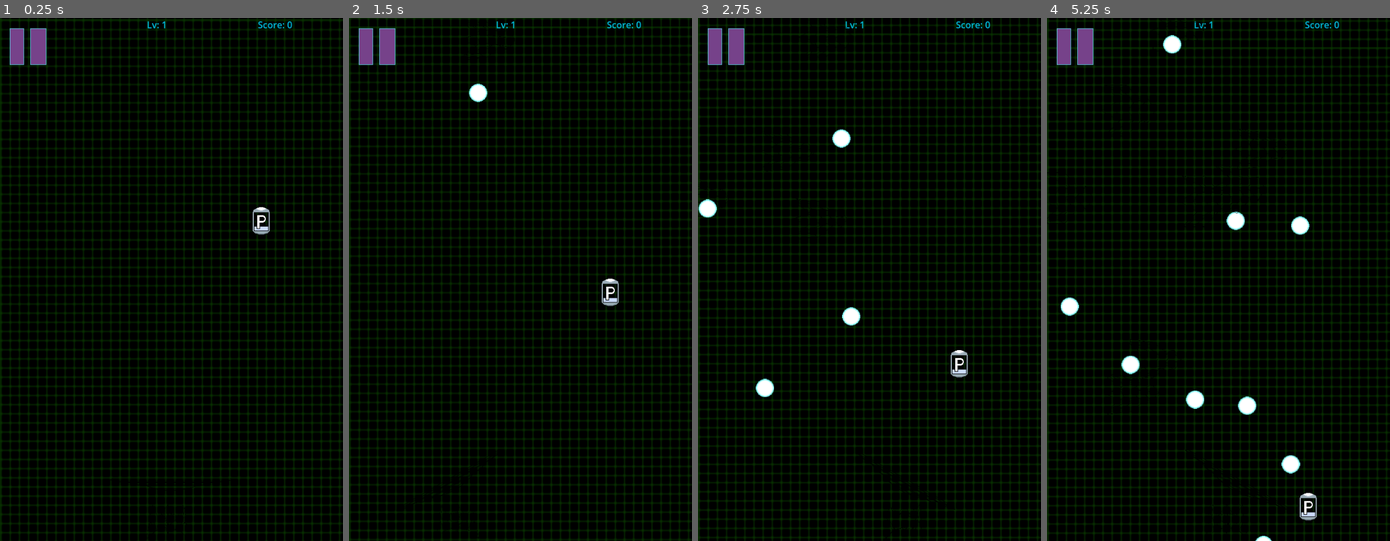
Above: before the commit, frames 1-4 (left to right).
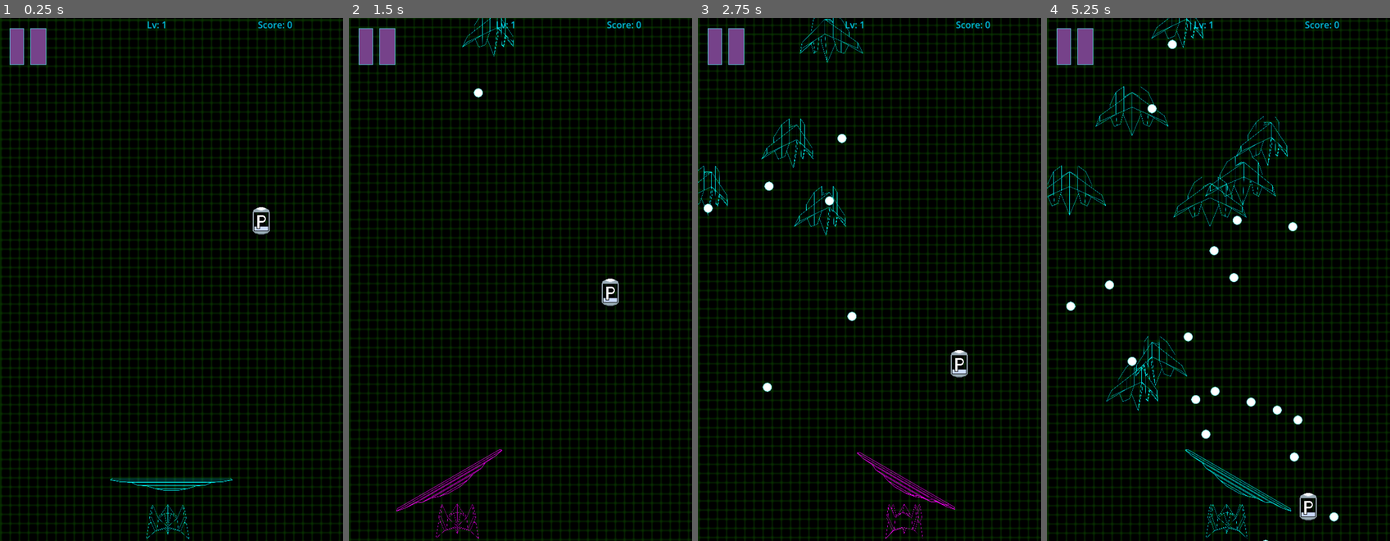
Above: after the commit, the same moments.

Repository: dommie123/Bullet_Hell
Game: Godot game, scene res://nodes/main.tscn
Two runs of this game, one before a commit and one after it. Both use one fixed random seed, a clock stepped at 60 frames per second and the inputs below.
Inputs (mouse positions are in pixels of both pictures, inside the frame that each line leads up to):
- Up to frame 1 (0.25 s): no input
- Up to frame 2 (1.5 s): move the mouse to (520, 483) at 0.52 s; tap Space (shift) at 0.6 s; move the mouse to (451, 305) at 1.27 s; click (451, 305) at 1.35 s
- Up to frame 3 (2.75 s): tap Space (shift) at 1.55, 2.3 s; move the mouse to (903, 164) at 2.02 s; hold Right mouse button (rotate_right) from 2.03 s (still down)
- Up to frame 4 (5.25 s): move the mouse to (1201, 384) at 2.77 s; release Right mouse button (rotate_right) at 2.78 s; tap Space (shift) at 2.85, 3.6, 4.55 s; move the mouse to (1321, 357) at 3.52 s; move the mouse to (1115, 201) at 4.27 s; click (1115, 201) at 4.35 s; move the mouse to (1235, 279) at 5.02 s; hold Right mouse button (rotate_right) from 5.03 s (still down)

The runs differ from the first frame. In frame 1, 0.5% of the frame differs, in the area x 32-68%, y 87-100%; in frame 2, 0.8%; in frame 3, 1.9%; in frame 4, 3.7%, in the area x 0-86%, y 0-100%.

Commit message:
Testing if changes carry over to new branch
plz jesus work Q~Q

Added in shader code, added color changing for most things in the game

Diff:
--- a/nodes/bullet.tscn
+++ b/nodes/bullet.tscn
@@ -18,12 +18,13 @@
 bounce = 1.0
 
 [sub_resource type="CircleShape2D" id="CircleShape2D_0xt8d"]
-radius = 16.0
+radius = 8.0
 
 [node name="Bullet" type="RigidBody2D" groups=["Bullets"]]
 material = SubResource("ShaderMaterial_trqu3")
 position = Vector2(203, 63)
-collision_layer = 2
+collision_layer = 0
+collision_mask = 0
 physics_material_override = SubResource("PhysicsMaterial_s2m05")
 gravity_scale = 0.0
 max_contacts_reported = 1
@@ -32,7 +33,7 @@
 script = ExtResource("1_6leip")
 
 [node name="Icon" type="Sprite2D" parent="."]
-scale = Vector2(1.008, 1)
+scale = Vector2(0.5, 0.496)
 texture = ExtResource("2_f1t73")
 
 [node name="CollisionShape2D" type="CollisionShape2D" parent="."]
--- a/nodes/de_bugger.tscn
+++ b/nodes/de_bugger.tscn
@@ -1,8 +1,9 @@
-[gd_scene load_steps=22 format=3 uid="uid://cnoi2eahhdj8x"]
+[gd_scene load_steps=27 format=3 uid="uid://30yxyqqqaoy1"]
 
 [ext_resource type="Script" path="res://scripts/DeBugger.gd" id="1_1xqlb"]
 [ext_resource type="Texture2D" uid="uid://bfnj0b5pp7cy7" path="res://assets/Boss/Head/Head Frame 1.svg" id="2_0rh3i"]
-[ext_resource type="PackedScene" uid="uid://ct0s05l6kyqbn" path="res://nodes/powerup.tscn" id="2_spsf8"]
+[ext_resource type="PackedScene" path="res://nodes/powerup.tscn" id="2_spsf8"]
+[ext_resource type="Shader" path="res://textures/neon.gdshader" id="3_kqoc7"]
 [ext_resource type="Texture2D" uid="uid://cslio6o8a5jsx" path="res://assets/Boss/Head/Head Frame 2.svg" id="3_y3v0n"]
 [ext_resource type="Texture2D" uid="uid://b1pcfngv843es" path="res://assets/Boss/Head/Head Frame 3.svg" id="4_mu6wh"]
 [ext_resource type="Texture2D" uid="uid://bpw0onpsxnimw" path="res://assets/Boss/Head/Head Frame 4.svg" id="5_ypex8"]
@@ -19,6 +20,14 @@
 [ext_resource type="Script" path="res://scripts/Turret.gd" id="17_rsnty"]
 [ext_resource type="PackedScene" uid="uid://bbwfo67k6imi6" path="res://nodes/bullet.tscn" id="18_qsnrh"]
 
+[sub_resource type="ShaderMaterial" id="ShaderMaterial_ujnqy"]
+shader = ExtResource("3_kqoc7")
+shader_parameter/glow_color = Color(0, 0.501961, 0.501961, 1)
+shader_parameter/glow_power = 20.0
+shader_parameter/glow_shift = 1.0
+shader_parameter/glow_radius = 5.0
+shader_parameter/texture_size = Vector2(256, 256)
+
 [sub_resource type="SpriteFrames" id="SpriteFrames_c31gn"]
 animations = [{
 "frames": [{
@@ -48,6 +57,14 @@
 "speed": 5.0
 }]
 
+[sub_resource type="ShaderMaterial" id="ShaderMaterial_kfx5s"]
+shader = ExtResource("3_kqoc7")
+shader_parameter/glow_color = Color(0, 0.501961, 0.501961, 1)
+shader_parameter/glow_power = 20.0
+shader_parameter/glow_shift = 1.0
+shader_parameter/glow_radius = 5.0
+shader_parameter/texture_size = Vector2(256, 256)
+
 [sub_resource type="SpriteFrames" id="SpriteFrames_65gpj"]
 animations = [{
 "frames": [{
@@ -78,6 +95,22 @@
 }]
 
 [sub_resource type="CircleShape2D" id="CircleShape2D_wylnl"]
+
+[sub_resource type="ShaderMaterial" id="ShaderMaterial_ylgk3"]
+shader = ExtResource("3_kqoc7")
+shader_parameter/glow_color = Color(0, 0.501961, 0.501961, 1)
+shader_parameter/glow_power = 20.0
+shader_parameter/glow_shift = 1.0
+shader_parameter/glow_radius = 5.0
+shader_parameter/texture_size = Vector2(256, 256)
+
+[sub_resource type="ShaderMaterial" id="ShaderMaterial_v7niq"]
+shader = ExtResource("3_kqoc7")
+shader_parameter/glow_color = Color(0, 0.501961, 0.501961, 1)
+shader_parameter/glow_power = 20.0
+shader_parameter/glow_shift = 1.0
+shader_parameter/glow_radius = 5.0
+shader_parameter/texture_size = Vector2(256, 256)
 
 [node name="DeBugger" type="Node2D"]
 position = Vector2(200, 114)
@@ -99,6 +132,7 @@
 freeze = true
 
 [node name="AnimatedSprite2D" type="AnimatedSprite2D" parent="Head"]
+material = SubResource("ShaderMaterial_ujnqy")
 scale = Vector2(0.198, 0.2)
 sprite_frames = SubResource("SpriteFrames_c31gn")
 frame_progress = 0.331945
@@ -123,6 +157,7 @@
 freeze = true
 
 [node name="AnimatedSprite2D" type="AnimatedSprite2D" parent="Segment"]
+material = SubResource("ShaderMaterial_kfx5s")
 scale = Vector2(0.198, 0.2)
 sprite_frames = SubResource("SpriteFrames_65gpj")
 
@@ -198,6 +233,7 @@
 freeze = true
 
 [node name="AnimatedSprite2D" type="AnimatedSprite2D" parent="Segment2"]
+material = SubResource("ShaderMaterial_ylgk3")
 scale = Vector2(0.198, 0.2)
 sprite_frames = SubResource("SpriteFrames_65gpj")
 
@@ -273,6 +309,7 @@
 freeze = true
 
 [node name="AnimatedSprite2D" type="AnimatedSprite2D" parent="Segment3"]
+material = SubResource("ShaderMaterial_v7niq")
 scale = Vector2(0.198, 0.2)
 sprite_frames = SubResource("SpriteFrames_65gpj")
 
--- a/nodes/enemy.tscn
+++ b/nodes/enemy.tscn
@@ -1,30 +1,220 @@
-[gd_scene load_steps=10 format=3 uid="uid://l53fkglr44r4"]
+[gd_scene load_steps=40 format=3 uid="uid://l53fkglr44r4"]
 
 [ext_resource type="Script" path="res://scripts/enemy.gd" id="1_m52gn"]
 [ext_resource type="PackedScene" uid="uid://bbwfo67k6imi6" path="res://nodes/bullet.tscn" id="2_yxds1"]
-[ext_resource type="PackedScene" uid="uid://ct0s05l6kyqbn" path="res://nodes/powerup.tscn" id="3_yc7vu"]
-[ext_resource type="Texture2D" uid="uid://b6jlo05eiwig" path="res://assets/Enemies/Haxor/Haxor frame 1.svg" id="4_mej7e"]
-[ext_resource type="Texture2D" uid="uid://bk4ibcu7w6wfw" path="res://assets/Enemies/Haxor/Haxor frame 2.svg" id="5_2w7qs"]
-[ext_resource type="Texture2D" uid="uid://dws1xs2jkjcfu" path="res://assets/Enemies/Haxor/Haxor frame 3.svg" id="6_c8ttd"]
-[ext_resource type="Texture2D" uid="uid://yg0j4rvsq0vp" path="res://assets/Enemies/Haxor/Haxor frame 4.svg" id="7_a8jko"]
+[ext_resource type="PackedScene" path="res://nodes/powerup.tscn" id="3_yc7vu"]
+[ext_resource type="Texture2D" uid="uid://ba2mkwk5jdfxp" path="res://assets/Enemies/Enemy.png" id="3_yx85k"]
+[ext_resource type="Texture2D" uid="uid://c0okcoxrhgvx3" path="res://assets/Enemies/Basic Ship/Basic Enemy frame 1.svg" id="4_720fu"]
+[ext_resource type="Shader" path="res://textures/neon.gdshader" id="4_ddaqq"]
+[ext_resource type="Texture2D" uid="uid://cjgbl8afy2efl" path="res://assets/Enemies/Basic Ship/Basic Enemy frame 2.svg" id="5_cq3p0"]
+[ext_resource type="Texture2D" uid="uid://drlcewihn4yge" path="res://assets/Enemies/Basic Ship/Basic Enemy frame 3.svg" id="6_xrvdb"]
+[ext_resource type="Texture2D" uid="uid://drqldt4i8hc8b" path="res://assets/Enemies/Basic Ship/Basic Enemy frame 4.svg" id="7_1riuc"]
+[ext_resource type="Texture2D" uid="uid://cs5asbivrdbpd" path="res://assets/Enemies/Gigabyte/Gigabyte frame 1.svg" id="8_26l3j"]
+[ext_resource type="Texture2D" uid="uid://dqyot54os3qcv" path="res://assets/Enemies/Gigabyte/Gigabyte frame 2.svg" id="9_nsecx"]
+[ext_resource type="Texture2D" uid="uid://b22unoy85n0s3" path="res://assets/Enemies/Gigabyte/Gigabyte frame 3.svg" id="10_euxad"]
+[ext_resource type="Texture2D" uid="uid://bcrfpwn8li4lv" path="res://assets/Enemies/Gigabyte/Gigabyte frame 4.svg" id="11_mjvwu"]
+[ext_resource type="Texture2D" uid="uid://7ihwkm6ysckg" path="res://assets/Enemies/Megabyte/Megabyte frame 1.svg" id="12_enpql"]
+[ext_resource type="Texture2D" uid="uid://ctanppjcjl1ge" path="res://assets/Enemies/Megabyte/Megabyte frame 2.svg" id="13_ubfer"]
+[ext_resource type="Texture2D" uid="uid://yaw0hq61b3r3" path="res://assets/Enemies/Megabyte/Megabyte frame 3.svg" id="14_8723t"]
+[ext_resource type="Texture2D" uid="uid://m8qfv1ecdpxb" path="res://assets/Enemies/Megabyte/Megabyte frame 4.svg" id="15_rdnv1"]
+
+[sub_resource type="ShaderMaterial" id="ShaderMaterial_akt5c"]
+shader = ExtResource("4_ddaqq")
+shader_parameter/glow_color = Color(0, 0.705882, 0.705882, 1)
+shader_parameter/glow_power = 20.0
+shader_parameter/glow_shift = 1.0
+shader_parameter/glow_radius = 5.0
+shader_parameter/texture_size = Vector2(256, 256)
+
+[sub_resource type="AtlasTexture" id="AtlasTexture_qvxsb"]
+atlas = ExtResource("3_yx85k")
+region = Rect2(0, 0, 64, 64)
+
+[sub_resource type="AtlasTexture" id="AtlasTexture_uu5b6"]
+atlas = ExtResource("3_yx85k")
+region = Rect2(64, 0, 64, 64)
+
+[sub_resource type="AtlasTexture" id="AtlasTexture_ovid5"]
+atlas = ExtResource("3_yx85k")
+region = Rect2(128, 0, 64, 64)
+
+[sub_resource type="AtlasTexture" id="AtlasTexture_ck5ey"]
+atlas = ExtResource("3_yx85k")
+region = Rect2(192, 0, 64, 64)
+
+[sub_resource type="AtlasTexture" id="AtlasTexture_qttmh"]
+atlas = ExtResource("3_yx85k")
+region = Rect2(256, 0, 64, 64)
+
+[sub_resource type="AtlasTexture" id="AtlasTexture_o27t5"]
+atlas = ExtResource("3_yx85k")
+region = Rect2(320, 0, 64, 64)
+
+[sub_resource type="AtlasTexture" id="AtlasTexture_v4372"]
+atlas = ExtResource("3_yx85k")
+region = Rect2(384, 0, 64, 64)
+
+[sub_resource type="AtlasTexture" id="AtlasTexture_1gvxc"]
+atlas = ExtResource("3_yx85k")
+region = Rect2(448, 0, 64, 64)
+
+[sub_resource type="AtlasTexture" id="AtlasTexture_wpspk"]
+atlas = ExtResource("3_yx85k")
+region = Rect2(512, 0, 64, 64)
+
+[sub_resource type="AtlasTexture" id="AtlasTexture_5put2"]
+atlas = ExtResource("3_yx85k")
+region = Rect2(576, 0, 64, 64)
+
+[sub_resource type="AtlasTexture" id="AtlasTexture_cxc8b"]
+atlas = ExtResource("3_yx85k")
+region = Rect2(640, 0, 64, 64)
+
+[sub_resource type="AtlasTexture" id="AtlasTexture_2bfwa"]
+atlas = ExtResource("3_yx85k")
+region = Rect2(704, 0, 64, 64)
+
+[sub_resource type="AtlasTexture" id="AtlasTexture_ux4ht"]
+atlas = ExtResource("3_yx85k")
+region = Rect2(768, 0, 64, 64)
+
+[sub_resource type="AtlasTexture" id="AtlasTexture_ir73b"]
+atlas = ExtResource("3_yx85k")
+region = Rect2(832, 0, 64, 64)
+
+[sub_resource type="AtlasTexture" id="AtlasTexture_g4c2h"]
+atlas = ExtResource("3_yx85k")
+region = Rect2(896, 0, 64, 64)
+
+[sub_resource type="AtlasTexture" id="AtlasTexture_n2nfg"]
+atlas = ExtResource("3_yx85k")
+region = Rect2(960, 0, 64, 64)
+
+[sub_resource type="AtlasTexture" id="AtlasTexture_5tsju"]
+atlas = ExtResource("3_yx85k")
+region = Rect2(1024, 0, 64, 64)
+
+[sub_resource type="AtlasTexture" id="AtlasTexture_qcp0o"]
+atlas = ExtResource("3_yx85k")
+region = Rect2(1088, 0, 64, 64)
+
+[sub_resource type="AtlasTexture" id="AtlasTexture_3s8t1"]
+atlas = ExtResource("3_yx85k")
+region = Rect2(1152, 0, 64, 64)
 
 [sub_resource type="SpriteFrames" id="SpriteFrames_3dpxp"]
 animations = [{
 "frames": [{
 "duration": 1.0,
-"texture": ExtResource("4_mej7e")
-}, {
-"duration": 1.0,
-"texture": ExtResource("5_2w7qs")
-}, {
-"duration": 1.0,
-"texture": ExtResource("6_c8ttd")
-}, {
-"duration": 1.0,
-"texture": ExtResource("7_a8jko")
+"texture": ExtResource("4_720fu")
+}, {
+"duration": 1.0,
+"texture": ExtResource("5_cq3p0")
+}, {
+"duration": 1.0,
+"texture": ExtResource("6_xrvdb")
+}, {
+"duration": 1.0,
+"texture": ExtResource("7_1riuc")
+}],
+"loop": false,
+"name": &"Aimbot",
+"speed": 5.0
+}, {
+"frames": [{
+"duration": 1.0,
+"texture": ExtResource("8_26l3j")
+}, {
+"duration": 1.0,
+"texture": ExtResource("9_nsecx")
+}, {
+"duration": 1.0,
+"texture": ExtResource("10_euxad")
+}, {
+"duration": 1.0,
+"texture": ExtResource("11_mjvwu")
 }],
 "loop": true,
-"name": &"default",
+"name": &"Gigabyte",
+"speed": 5.0
+}, {
+"frames": [{
+"duration": 1.0,
+"texture": ExtResource("12_enpql")
+}, {
+"duration": 1.0,
+"texture": ExtResource("13_ubfer")
+}, {
+"duration": 1.0,
+"texture": ExtResource("14_8723t")
+}, {
+"duration": 1.0,
+"texture": ExtResource("15_rdnv1")
+}],
+"loop": true,
+"name": &"Megabyte",
+"speed": 5.0
+}, {
+"frames": [{
+"duration": 1.0,
+"texture": SubResource("AtlasTexture_qvxsb")
+}, {
+"duration": 1.0,
+"texture": SubResource("AtlasTexture_uu5b6")
+}, {
+"duration": 1.0,
+"texture": SubResource("AtlasTexture_ovid5")
+}, {
+"duration": 1.0,
+"texture": SubResource("AtlasTexture_ck5ey")
+}, {
+"duration": 1.0,
+"texture": SubResource("AtlasTexture_qttmh")
+}, {
+"duration": 1.0,
+"texture": SubResource("AtlasTexture_o27t5")
+}, {
+"duration": 1.0,
+"texture": SubResource("AtlasTexture_v4372")
+}, {
+"duration": 1.0,
+"texture": SubResource("AtlasTexture_1gvxc")
+}, {
+"duration": 1.0,
+"texture": SubResource("AtlasTexture_wpspk")
+}, {
+"duration": 1.0,
+"texture": SubResource("AtlasTexture_5put2")
+}, {
+"duration": 1.0,
+"texture": SubResource("AtlasTexture_cxc8b")
+}, {
+"duration": 1.0,
+"texture": SubResource("AtlasTexture_2bfwa")
+}, {
+"duration": 1.0,
+"texture": SubResource("AtlasTexture_ux4ht")
+}, {
+"duration": 1.0,
+"texture": SubResource("AtlasTexture_ir73b")
+}, {
+"duration": 1.0,
+"texture": SubResource("AtlasTexture_g4c2h")
+}, {
+"duration": 1.0,
+"texture": SubResource("AtlasTexture_n2nfg")
+}, {
+"duration": 1.0,
+"texture": SubResource("AtlasTexture_5tsju")
+}, {
+"duration": 1.0,
+"texture": SubResource("AtlasTexture_qcp0o")
+}, {
+"duration": 1.0,
+"texture": SubResource("AtlasTexture_3s8t1")
+}],
+"loop": true,
+"name": &"default (old)",
 "speed": 24.0
 }]
 
@@ -43,32 +233,35 @@
 bullet_scene = ExtResource("2_yxds1")
 powerupScene = ExtResource("3_yc7vu")
 currentState = 2
+currentType = 5
 xYInverted = true
 bulletLaunchSpeedMultiplier = 1
 
 [node name="AnimatedSprite2D" type="AnimatedSprite2D" parent="."]
-scale = Vector2(0.15, 0.15)
+material = SubResource("ShaderMaterial_akt5c")
+rotation = 1.5708
+scale = Vector2(0.167, 0.167)
 sprite_frames = SubResource("SpriteFrames_3dpxp")
-frame_progress = 0.58604
+animation = &"Megabyte"
 
 [node name="BulletLauncher" type="Node2D" parent="."]
+position = Vector2(0, 18)
 
 [node name="BulletLauncher2" type="Node2D" parent="."]
-visible = false
+position = Vector2(-26, 16)
 
 [node name="BulletLauncher3" type="Node2D" parent="."]
-visible = false
+position = Vector2(24, 17)
 
 [node name="BulletLauncher4" type="Node2D" parent="."]
-visible = false
+position = Vector2(-59, 19)
 
 [node name="BulletLauncher5" type="Node2D" parent="."]
-visible = false
+position = Vector2(60, 19)
 
 [node name="VisibleOnScreenNotifier2D" type="VisibleOnScreenNotifier2D" parent="."]
 
 [node name="BulletTimer" type="Timer" parent="."]
-wait_time = 0.1
 
 [node name="CollisionShape2D" type="CollisionShape2D" parent="."]
 position = Vector2(1, 2)
--- a/nodes/main.tscn
+++ b/nodes/main.tscn
@@ -45,7 +45,6 @@
 position = Vector2(308, 465)
 texture = ExtResource("7_bndeg")
 
-[connection signal="update_score" from="." to="UI" method="_on_main_update_score"]
 [connection signal="toggle_game_paused" from="UI" to="." method="_on_ui_toggle_game_paused"]
 [connection signal="deactivate_curse" from="Player" to="." method="_on_player_deactivate_curse"]
 [connection signal="deactivate_powerup" from="Player" to="." method="_on_player_deactivate_powerup"]
--- a/nodes/player.tscn
+++ b/nodes/player.tscn
@@ -1,7 +1,8 @@
-[gd_scene load_steps=17 format=3 uid="uid://drh6a3js8480r"]
+[gd_scene load_steps=19 format=3 uid="uid://drh6a3js8480r"]
 
 [ext_resource type="Script" path="res://scripts/Player.gd" id="1_uotbm"]
 [ext_resource type="Texture2D" uid="uid://2l40m7kh3lqr" path="res://assets/Paddle/paddle frame 1.svg" id="2_2cbli"]
+[ext_resource type="Shader" path="res://textures/neon.gdshader" id="2_ubqt5"]
 [ext_resource type="Texture2D" uid="uid://dd8cnlub4ath6" path="res://assets/Paddle/paddle frame 2.svg" id="3_wjjyg"]
 [ext_resource type="Texture2D" uid="uid://c4gpoistamihg" path="res://assets/Paddle/paddle frame 3.svg" id="4_ik1me"]
 [ext_resource type="Texture2D" uid="uid://c0sfs36g8r05h" path="res://assets/Paddle/paddle frame 4.svg" id="5_vlm5g"]
@@ -16,6 +17,14 @@
 
 [sub_resource type="PhysicsMaterial" id="PhysicsMaterial_tbeve"]
 bounce = 1.0
+
+[sub_resource type="ShaderMaterial" id="ShaderMaterial_bv8u7"]
+shader = ExtResource("2_ubqt5")
+shader_parameter/glow_color = Color(0, 0.705882, 0.705882, 1)
+shader_parameter/glow_power = 20.0
+shader_parameter/glow_shift = 1.0
+shader_parameter/glow_radius = 5.0
+shader_parameter/texture_size = Vector2(256, 256)
 
 [sub_resource type="SpriteFrames" id="SpriteFrames_nu1on"]
 animations = [{
@@ -125,6 +134,7 @@
 script = ExtResource("1_uotbm")
 
 [node name="AnimatedSprite2D" type="AnimatedSprite2D" parent="."]
+material = SubResource("ShaderMaterial_bv8u7")
 rotation = -1.5708
 scale = Vector2(0.242, 0.242)
 sprite_frames = SubResource("SpriteFrames_nu1on")
--- a/nodes/player_ship.tscn
+++ b/nodes/player_ship.tscn
@@ -1,8 +1,9 @@
-[gd_scene load_steps=17 format=3 uid="uid://bfhuoslxpj43e"]
+[gd_scene load_steps=19 format=3 uid="uid://bfhuoslxpj43e"]
 
 [ext_resource type="Script" path="res://scripts/PlayerShip.gd" id="1_oaehg"]
 [ext_resource type="Texture2D" uid="uid://j4mh2h5rq8lt" path="res://assets/PlayerShip/Galaga-PNG-Photos.png" id="2_5tcah"]
 [ext_resource type="Texture2D" uid="uid://deedaq46brjf3" path="res://assets/PlayerShip/PlayerShip Frame 1.svg" id="2_fa800"]
+[ext_resource type="Shader" path="res://textures/neon.gdshader" id="2_umcc4"]
 [ext_resource type="Texture2D" uid="uid://wg0nbqv0cddx" path="res://assets/PlayerShip/PlayerShip Frame 2.svg" id="3_pymuo"]
 [ext_resource type="Texture2D" uid="uid://cpvhyfpjk21xt" path="res://assets/PlayerShip/PlayerShip Frame 3.svg" id="4_pag6h"]
 [ext_resource type="Texture2D" uid="uid://dmllrspp3yaml" path="res://assets/PlayerShip/PlayerShip Frame 5.svg" id="5_f8b3s"]
@@ -14,6 +15,14 @@
 [ext_resource type="Texture2D" uid="uid://d3kr1pay5qxud" path="res://assets/PlayerShip/PlayerShip Frame 11.svg" id="11_p6gdd"]
 [ext_resource type="Texture2D" uid="uid://bu8nf130que7q" path="res://assets/PlayerShip/PlayerShip Frame 12.svg" id="12_2pyhq"]
 [ext_resource type="Texture2D" uid="uid://b6sq7hpgsb50q" path="res://assets/PlayerShip/PlayerShip Frame 13.svg" id="13_mp8ck"]
+
+[sub_resource type="ShaderMaterial" id="ShaderMaterial_colug"]
+shader = ExtResource("2_umcc4")
+shader_parameter/glow_color = Color(0, 0.705882, 0.705882, 1)
+shader_parameter/glow_power = 20.0
+shader_parameter/glow_shift = 1.0
+shader_parameter/glow_radius = 5.0
+shader_parameter/texture_size = Vector2(256, 256)
 
 [sub_resource type="SpriteFrames" id="SpriteFrames_phas3"]
 animations = [{
@@ -165,6 +174,7 @@
 initialSpeed = 10.0
 
 [node name="AnimatedSprite2D" type="AnimatedSprite2D" parent="."]
+material = SubResource("ShaderMaterial_colug")
 position = Vector2(0, 6.565)
 rotation = 1.5708
 scale = Vector2(0.14, 0.141)
--- a/scripts/DeBugger.gd
+++ b/scripts/DeBugger.gd
@@ -108,6 +108,9 @@
 func shift_head():
 	if currentColor == COLOR.CYAN:
 		currentColor = COLOR.MAGENTA
+		var headSprite = $Head/AnimatedSprite2D
+		var headMaterial = headSprite.material
+		headMaterial.set_shader_parameter("glow_color", Color(0.5, 0.0, 0.5, 1.0))
 		$Head.set_collision_layer_value(11,false)#sets boss and turret collision cyan to false
 		$Head.set_collision_layer_value(13,false)
 
@@ -119,6 +122,9 @@
 
 	elif currentColor == COLOR.MAGENTA:
 		currentColor = COLOR.CYAN
+		var segmentSprite = $Head/AnimatedSprite2D
+		var segmentMaterial = segmentSprite.material
+		segmentMaterial.set_shader_parameter("glow_color", Color(0.0, 0.5, 0.5, 1.0))
 		$Head.set_collision_layer_value(12,false) #sets boss and turret collision magenta to false
 		$Head.set_collision_layer_value(14,false)
 
@@ -138,6 +144,9 @@
 
 	if segmentColors[segmentIndex] == COLOR.CYAN:
 		segmentColors[segmentIndex] = COLOR.MAGENTA
+		var segmentSprite = segment.get_node("AnimatedSprite2D")
+		var segmentMaterial = segmentSprite.material
+		segmentMaterial.set_shader_parameter("glow_color", Color(0.5, 0.0, 0.5, 1.0))
 		segment.set_collision_layer_value(11,false)#sets boss and turret collision cyan to false
 		segment.set_collision_layer_value(13,false)
 
@@ -149,6 +158,9 @@
 
 	elif segmentColors[segmentIndex] == COLOR.MAGENTA:
 		segmentColors[segmentIndex] = COLOR.CYAN
+		var segmentSprite = segment.get_node("AnimatedSprite2D")
+		var segmentMaterial = segmentSprite.material
+		segmentMaterial.set_shader_parameter("glow_color", Color(0.0, 0.5, 0.5, 1.0))
 		segment.set_collision_layer_value(12,false) #sets boss and turret collision magenta to false
 		segment.set_collision_layer_value(14,false)
 
--- a/scripts/Player.gd
+++ b/scripts/Player.gd
@@ -12,6 +12,8 @@
 var currentPowerup: int
 var currentCurse: int
 
+@onready var shader_material = $AnimatedSprite2D.material
+
 enum color {cyan, magenta}#ADDED enumerator used to denote colors throughout the code. Use these when describing a color of enemy, player or bullet
 var shipColor : color = color.cyan #what color the ship currently is
 
@@ -25,6 +27,12 @@
 	currentCurse = 0
 	initialYPos = position.y
 	lives = 3
+
+	if shader_material is ShaderMaterial:
+		if shipColor == color.cyan:
+			shader_material.set_shader_parameter("glow_color", Color(0.0, 0.5, 0.5, 1.0))
+		elif shipColor == color.magenta:
+			shader_material.set_shader_parameter("glow_color", Color(0.5, 0.0, 0.5, 1.0))
 
 # Called every frame. 'delta' is the elapsed time since the previous frame.
 func _process(delta):
@@ -53,6 +61,8 @@
 	if shipColor == color.cyan:
 		shipColor = color.magenta
 		$AnimatedSprite2D.play("PaddleShiftCyanMagenta")
+		if shader_material is ShaderMaterial:
+			shader_material.set_shader_parameter("glow_color", Color(0.5, 0.0, 0.5, 1.0))
 		set_collision_layer_value(1,false)#sets ship and paddle collision cyan to false
 		set_collision_layer_value(3,false)
 
@@ -68,6 +78,8 @@
 	elif shipColor == color.magenta:
 		shipColor = color.cyan
 		$AnimatedSprite2D.play("PaddleShiftMagentaCyan")
+		if shader_material is ShaderMaterial:
+			shader_material.set_shader_parameter("glow_color", Color(0.0, 0.5, 0.5, 1.0))
 		set_collision_layer_value(2,false)#sets ship and paddle collision magenta to false
 		set_collision_layer_value(4,false)
 
--- a/scripts/PlayerShip.gd
+++ b/scripts/PlayerShip.gd
@@ -16,12 +16,20 @@
 var lastFramePos : Vector2 #where we were in space last frame
 var posDifference : Vector2 #the difference between last frame and the next calculated frame
 
+@onready var shader_material = $AnimatedSprite2D.material
+
 # Called when the node enters the scene tree for the first time.
 func _ready():
 	$AnimatedSprite2D.play("PlayerShip")
 
 	playerPaddle = get_node("/root/Main/Player")
 	speed = initialSpeed
+
+	if shader_material is ShaderMaterial:
+		if currentColor == COLOR.CYAN:
+			shader_material.set_shader_parameter("glow_color", Color(0.0, 0.5, 0.5, 1.0))
+		elif currentColor == COLOR.MAGENTA:
+			shader_material.set_shader_parameter("glow_color", Color(0.5, 0.0, 0.5, 1.0))
 
 
 # Called every frame. 'delta' is the elapsed time since the previous frame.
@@ -65,6 +73,8 @@
 	if currentColor == COLOR.CYAN:
 		currentColor = COLOR.MAGENTA
 		$AnimatedSprite2D.play("PlayerShipShiftCyanMagenta")
+		if shader_material is ShaderMaterial:
+			shader_material.set_shader_parameter("glow_color", Color(0.5, 0.0, 0.5, 1.0))
 		set_collision_layer_value(2,false)#sets ship and paddle collision cyan to false
 		set_collision_layer_value(3,false)
 
@@ -80,6 +90,8 @@
 	elif currentColor == COLOR.MAGENTA:
 		currentColor = COLOR.CYAN
 		$AnimatedSprite2D.play("PlayerShipShiftMagentaCyan")
+		if shader_material is ShaderMaterial:
+			shader_material.set_shader_parameter("glow_color", Color(0.0, 0.5, 0.5, 1.0))
 		set_collision_layer_value(1,false)#sets ship and paddle collision magenta to false
 		set_collision_layer_value(4,false)
 
--- a/scripts/enemy.gd
+++ b/scripts/enemy.gd
@@ -30,6 +30,8 @@
 @export var xYInverted: bool
 @export var funcIndex: int
 @export var bulletLaunchSpeedMultiplier: int
+
+@onready var shader_material = $AnimatedSprite2D.material
 
 var functions: Functions
 var utils: Utils
@@ -66,6 +68,12 @@
 
 	enemy_fled.connect(mainNode.enemy_fled_callable)
 	enemy_killed.connect(mainNode.enemy_killed_callable)
+
+#	if shader_material is ShaderMaterial:#TO FIX
+#		if currentColor == COLOR.CYAN:
+#			shader_material.set_shader_parameter("glow_color", Color(0.0, 0.5, 0.5, 1.0))
+#		elif currentColor == COLOR.MAGENTA:
+#			shader_material.set_shader_parameter("glow_color", Color(0.5, 0.0, 0.5, 1.0))
 
 # Called every frame. 'delta' is the elapsed time since the previous frame.
 func _process(delta):
--- a/textures/glow.tscn
+++ b/textures/glow.tscn
@@ -1,7 +1,7 @@
 [gd_scene load_steps=7 format=3 uid="uid://b5rkyiahed6us"]
 
 [ext_resource type="Texture2D" uid="uid://dk3j7hwpv4kpc" path="res://assets/icon.svg" id="2_m1u6a"]
-[ext_resource type="Texture2D" uid="uid://ba2mkwk5jdfxp" path="res://assets/Enemy.png" id="3_kv44q"]
+[ext_resource type="Texture2D" uid="uid://ba2mkwk5jdfxp" path="res://assets/Enemies/Enemy.png" id="3_kv44q"]
 [ext_resource type="Shader" path="res://textures/neon.gdshader" id="3_ppmtx"]
 
 [sub_resource type="Shader" id="Shader_64k0u"]
@@ -37,10 +37,11 @@
 
 [sub_resource type="ShaderMaterial" id="ShaderMaterial_rfopa"]
 shader = ExtResource("3_ppmtx")
-shader_parameter/brightness = 1.0
-shader_parameter/glow_intensity = 0.916
 shader_parameter/glow_color = Color(1, 0.423445, 0.719873, 1)
-shader_parameter/glow_size = 0.363
+shader_parameter/glow_power = 10.0
+shader_parameter/glow_shift = 1.0
+shader_parameter/glow_radius = 5.0
+shader_parameter/texture_size = Vector2(256, 256)
 
 [node name="Glow" type="Node2D"]
 
@@ -54,5 +55,4 @@
 texture = ExtResource("2_m1u6a")
 
 [node name="Enemy" type="Sprite2D" parent="."]
-visible = false
 texture = ExtResource("3_kv44q")
Not shown: 1 places in nodes/main.tscn that only renumber resources
